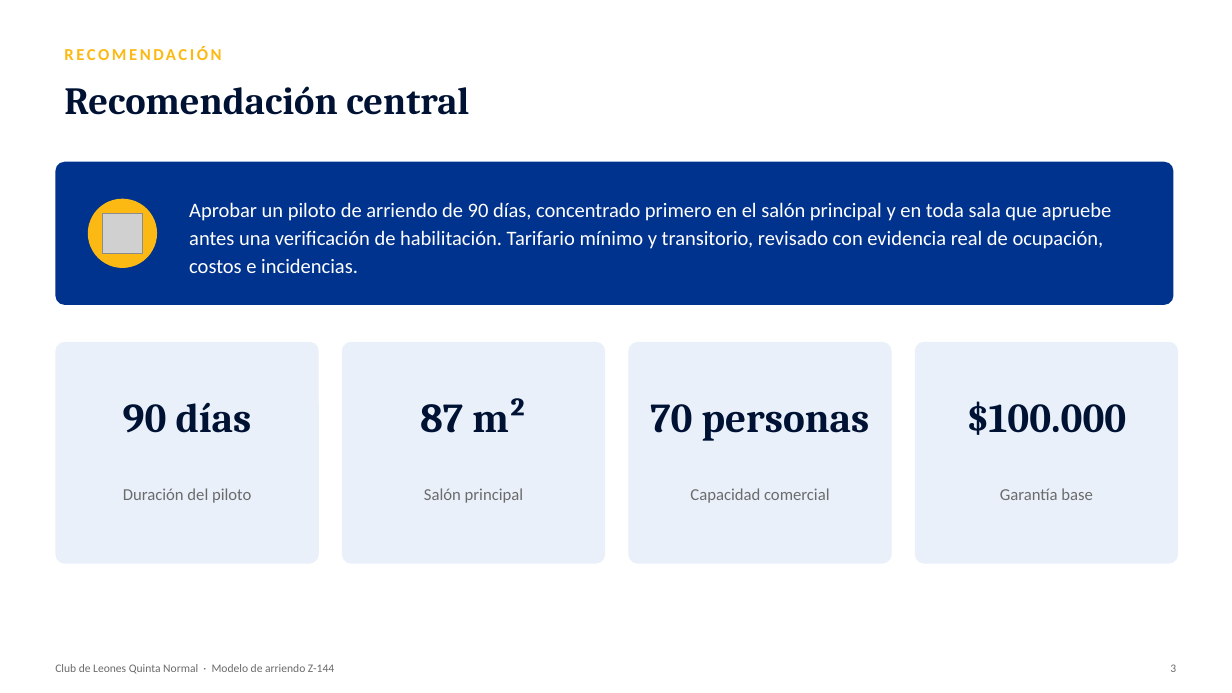
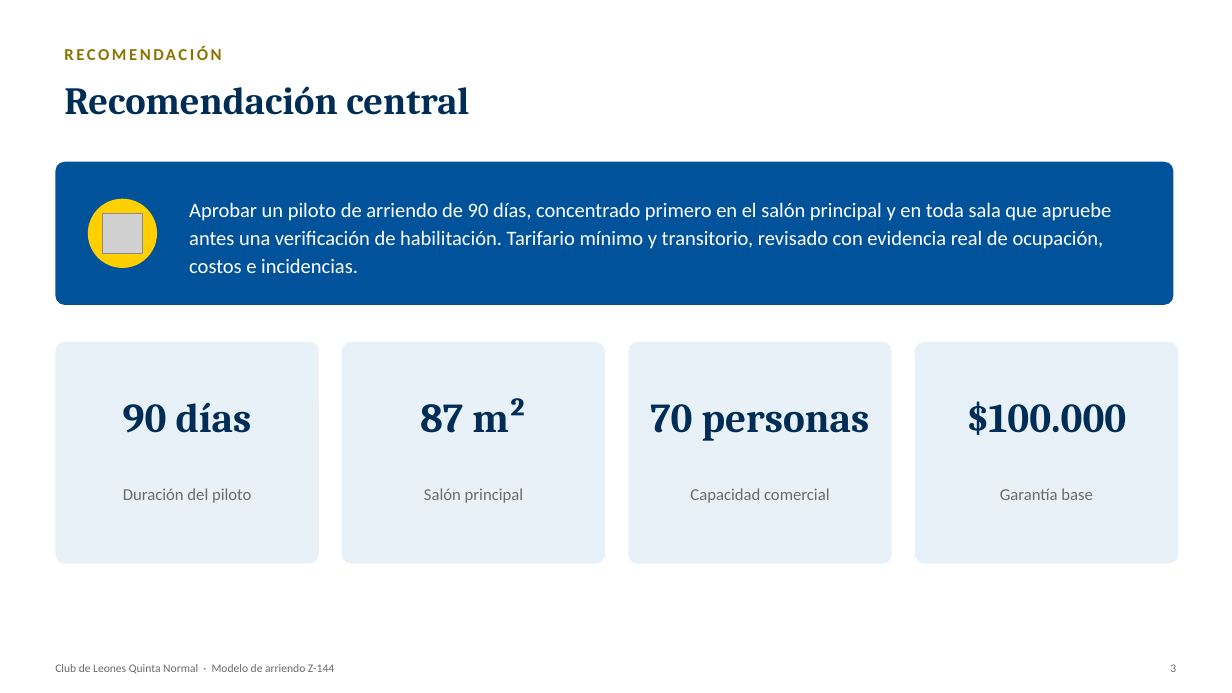
Before and after one commit to wbarrientosd-svg/claude, a slide deck: slide 3 of informes/Presentacion_Modelo_Arriendo_Club_Leones_Z144.pptx. Drawn at 1232x693 pixels with LibreOffice and Linux fonts; fonts in the diff are those of the drawing; grey boxes stand for pictures. Boxes give left, top, right and bottom in pixels: in the first picture for what was removed or moved away, otherwise in the second. Text is boxed around its words. In the diff, an @@ line names an element or a change of style, - is before the commit and + after.

```diff
--- a/informes/Presentacion_Modelo_Arriendo_Club_Leones_Z144.pptx
+++ b/informes/Presentacion_Modelo_Arriendo_Club_Leones_Z144.pptx
@@ text "RECOMENDACIÓN" at bbox=[64, 46, 221, 60]: text colour #FDB913 to #8C7200 @@
@@ rounded rectangle at bbox=[55, 162, 1174, 305]: fill #00338D to #00529B @@
@@ ellipse at bbox=[88, 199, 157, 268]: fill #FDB913 to #FFCF00 @@
@@ fill #E9F0FA to #E8F0F8 in 4 elements at bbox=[55, 342, 319, 564], bbox=[342, 342, 605, 564], bbox=[628, 342, 892, 564], bbox=[915, 342, 1178, 564] @@
@@ text colour #001233 to #002D55 in 5 elements at bbox=[64, 86, 469, 115], bbox=[123, 403, 252, 433], bbox=[420, 398, 527, 433], bbox=[650, 404, 870, 441], bbox=[966, 401, 1126, 435] @@
```
Also in this commit, not shown: 9 other slides changed, 1 other file.
